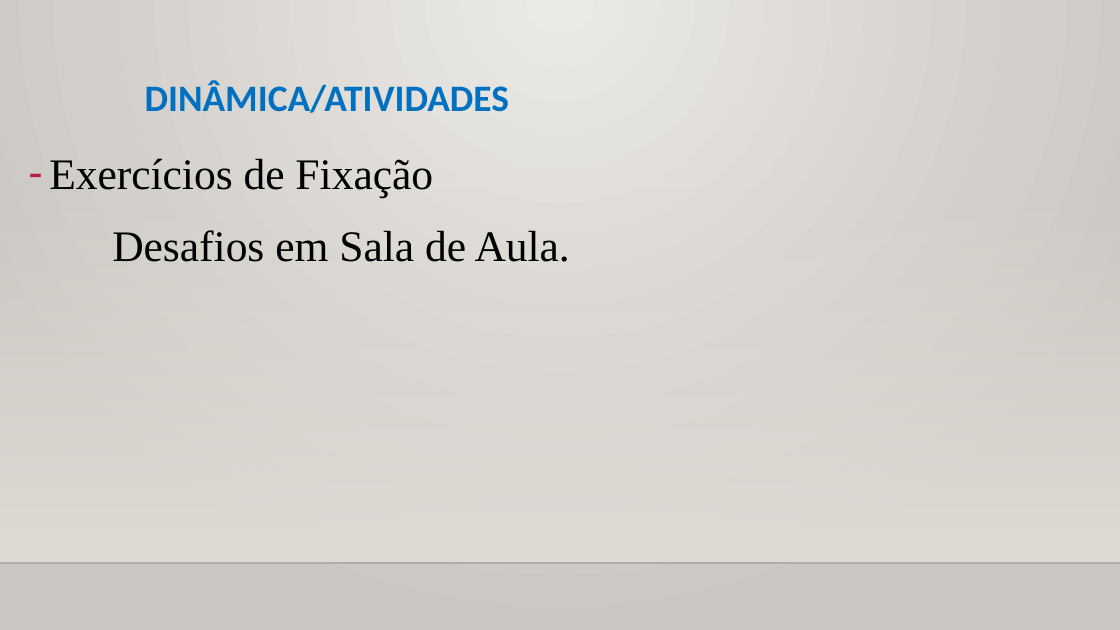
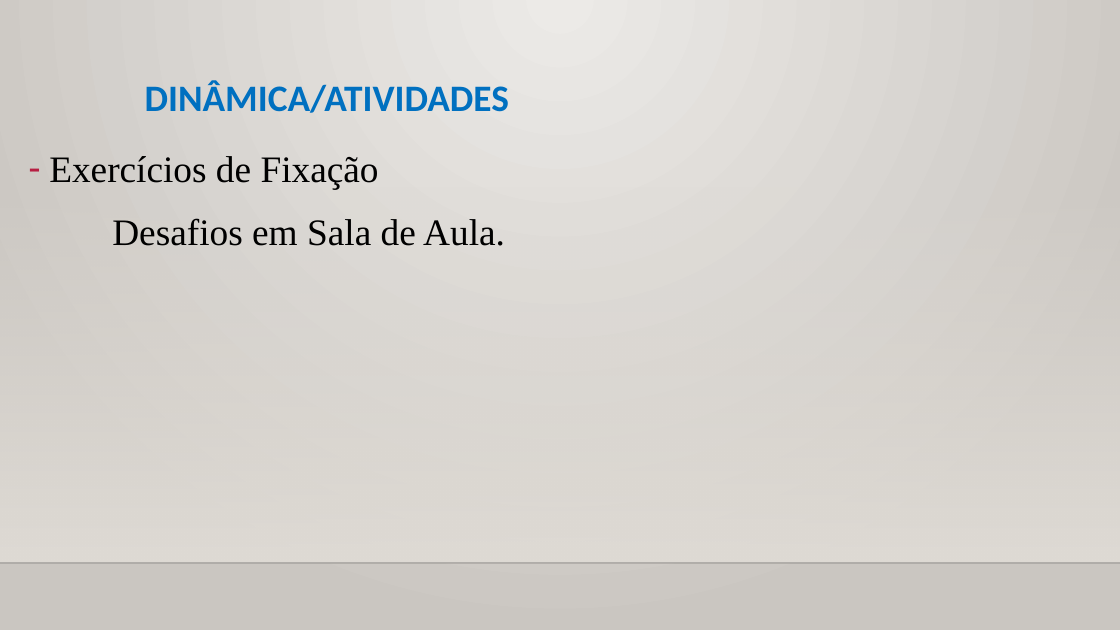
Before and after one commit to CloudEducationBrazil/WydenUniRuyPythonRAD, a slide deck: slide 36 of 01 Classes/Aula 11 RAD Python - Classes - Orientação a Objetos.pptx (slide 35 before the commit). Drawn at 1120x630 pixels with LibreOffice and Linux fonts; fonts in the diff are those of the drawing; background and template pictures are left out. Boxes give left, top, right and bottom in pixels: in the first picture for what was removed or moved away, otherwise in the second. Text is boxed around its words. In the diff, an @@ line names an element or a change of style, - is before the commit and + after.

```diff
--- a/01 Classes/Aula 11 RAD Python - Classes - Orientação a Objetos.pptx
+++ b/01 Classes/Aula 11 RAD Python - Classes - Orientação a Objetos.pptx
@@ text "Exercícios de Fixação" at (49, 156, 505, 246): size 28 to 24 pt @@
```
Also in this commit, not shown: 4 other slides changed, 1 slide added, 4 other files.
